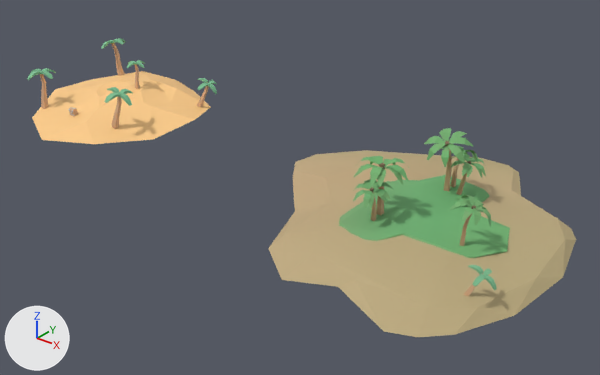
What one commit did to the glTF model www/assets/prototype/models/island.gltf.
The view is the same before and after, from a 50 mm camera at (115.3, -86.6, 51.2) aimed at (43.6, 2.9, -4.3). Lighting does not change. The marker at lower left points along +X, +Y and +Z. Where no turn or scale is listed for an object, it has been applied to the vertices.

The scene before the commit, as lines of its bpy script (objects in view):
```python
me_mesh_0 = bpy.data.meshes.new('Mesh_0')
me_mesh_0.from_pydata(...)  # 792 vertices, 952 faces; spans x -28.5..19.0, y -21.4..28.6, z -3.5..8.9
me_mesh_0.materials.append(mat_material_006)
me_mesh_3 = bpy.data.meshes.new('Mesh_3')
me_mesh_3.from_pydata(...)  # 138 vertices, 282 faces; spans x -8.7..20.9, y -15.3..16.5, z 42.3..47.1
me_mesh_3.materials.append(mat_blockspaper)
ob_ground = bpy.data.objects.new('ground', me_mesh_3)
ob_ground.location = (0.0, 0.0, -43.0)
ob_islandmesh = bpy.data.objects.new('islandMesh', me_mesh_0)
ob_islandmesh.location = (66.9, 0.0, 0.0)
ob_palmtree_001 = bpy.data.objects.new('palmTree.001', None)
ob_palmtree_001.parent = ob_island2
ob_palmtree_001.location = (14.96, -3.533, -0.533)
ob_palmtree_001.rotation_euler = (0.0, 0.275, 0.0)  # degrees (0, 16, 0)
ob_palmtree_001.scale = (3.44, 3.44, 3.44)
ob_palmtree_002 = bpy.data.objects.new('palmTree.002', None)
ob_palmtree_002.location = (-2.201, 12.71, 2.079)
ob_palmtree_002.rotation_euler = (0.0, -0.268, 0.0)  # degrees (0, -15, 0)
ob_palmtree_002.scale = (3.44, 3.44, 3.44)
ob_palmtree_003 = bpy.data.objects.new('palmTree.003', None)
ob_palmtree_003.location = (-1.549, -5.055, 0.0853)
ob_palmtree_003.rotation_euler = (-0.0332, -0.0264, 0.00906)  # degrees (-1.9, -1.5, 0.5)
ob_palmtree_003.scale = (3.44, 3.44, 3.44)
ob_palmtree_004 = bpy.data.objects.new('palmTree.004', None)
ob_palmtree_004.location = (8.952, 5.473, 3.156)
ob_palmtree_004.rotation_euler = (-0.0332, -0.0264, 0.00906)  # degrees (-1.9, -1.5, 0.5)
ob_palmtree_004.scale = (2.44, 2.44, 2.44)
ob_palmtree_005 = bpy.data.objects.new('palmTree.005', None)
ob_palmtree_005.location = (19.13, 10.41, -0.247)
ob_palmtree_005.rotation_euler = (-0.0289, 0.421, 0.00993)  # degrees (-1.7, 24, 0.6)
ob_palmtree_005.scale = (2.74, 2.74, 2.74)
```
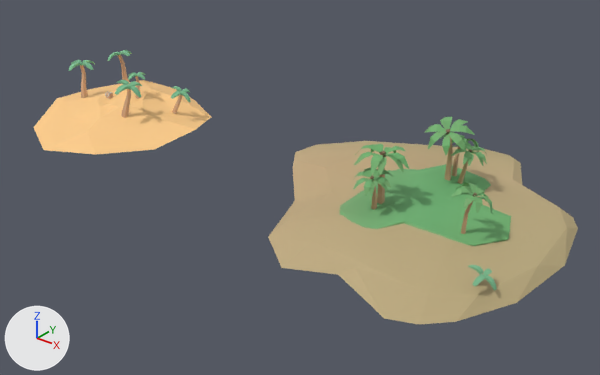
Not drawn themselves, but carrying or shaping drawn objects: ob_palmtree_001, ob_palmtree_002, ob_palmtree_003, ob_palmtree_004, ob_palmtree_005.

Location of each change, (x1, y1, x2, y2) in pixels of the pictures (600 x 375 px):
'islandMesh', moved: before (268, 128, 576, 337); after (268, 117, 578, 324)
'ground', moved: before (32, 71, 211, 144); after (34, 80, 211, 155)
'leaves.001', moved: before (105, 87, 133, 106); after (115, 80, 142, 97)
'wood.003', moved: before (40, 74, 49, 109); after (80, 65, 88, 98)
'wood.001', moved: before (112, 92, 122, 129); after (121, 89, 131, 118)
'leaves.003', moved: before (27, 68, 56, 80); after (69, 60, 95, 71)
'leaves.005', moved: before (197, 78, 217, 94); after (171, 86, 191, 102)
'wood.002', moved: before (112, 43, 124, 76); after (118, 55, 130, 84)
'leaves.002', moved: before (101, 38, 126, 49); after (108, 50, 132, 61)
'wood.005', moved: before (197, 82, 208, 107); after (172, 95, 182, 114)
'leaves.004', moved: before (127, 60, 145, 68); after (128, 72, 146, 80)
'wood.004', moved: before (134, 64, 140, 89); after (135, 76, 141, 99)

What changed in the scene script:
```text
Change ob_islandmesh:
    ob_islandmesh.location: (66.9, 0.0, 0.0) -> (66.9, 0.0, 1.7)
Change ob_ground:
    ob_ground.location: (0.0, 0.0, -43.0) -> (0.0, 0.0, -44.8)
Change ob_palmtree_001:
    ob_palmtree_001.location: (14.96, -3.533, -0.533) -> (12.14, 0.851, -1.007)
Change ob_palmtree_002:
    ob_palmtree_002.location: (-2.201, 12.71, 2.079) -> (-0.847, 12.79, 0.0528)
Change ob_palmtree_003:
    ob_palmtree_003.location: (-1.549, -5.055, 0.0853) -> (-0.832, 2.849, -0.157)
Change ob_palmtree_004:
    ob_palmtree_004.location: (8.952, 5.473, 3.156) -> (9.008, 5.405, 1.084)
Change ob_palmtree_005:
    ob_palmtree_005.location: (19.13, 10.41, -0.247) -> (16.04, 7.149, -1.513)
```
